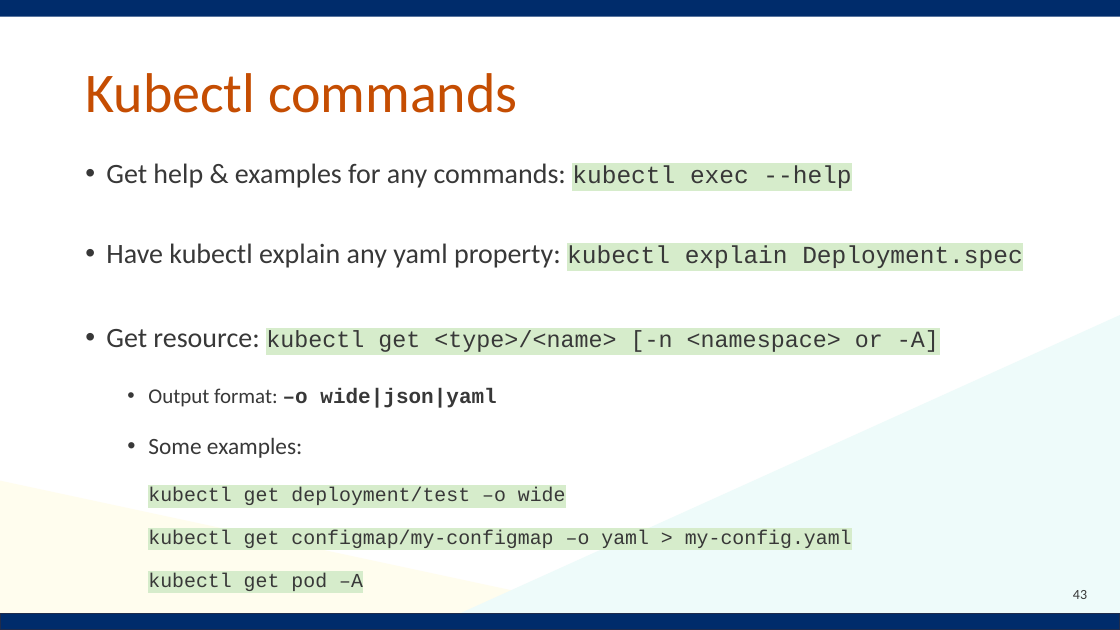
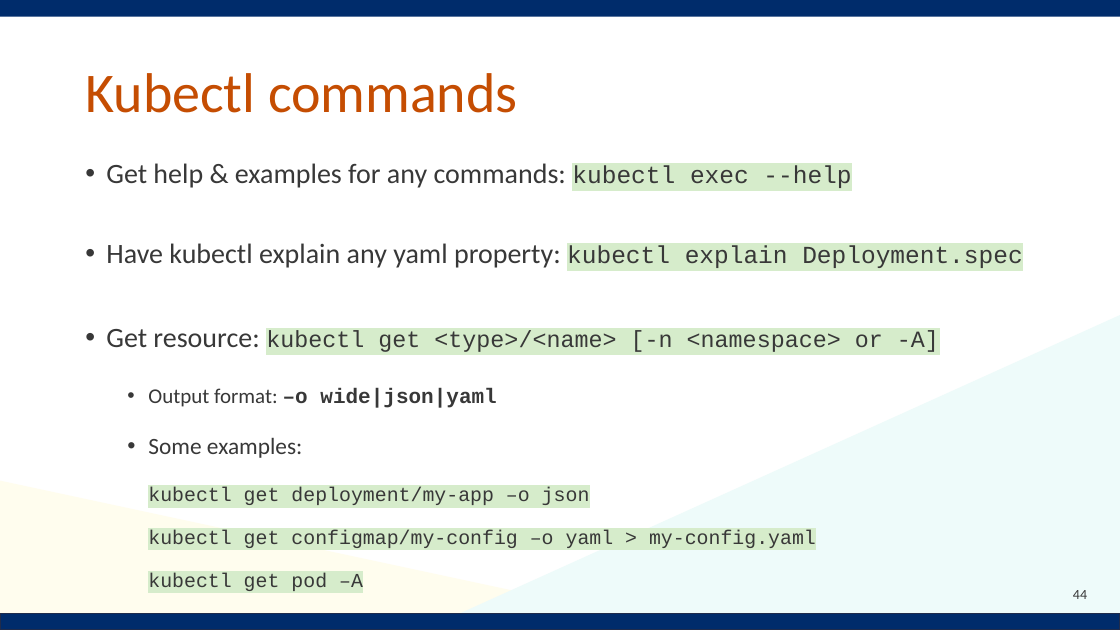
Before and after one commit to Notalib/workshop-kubernetes, a slide deck: slide 44 of Kubernetes_workshop.pptx (slide 43 before the commit). Drawn at 1120x630 pixels with LibreOffice and Linux fonts; fonts in the diff are those of the drawing; background and template pictures are left out. Boxes give left, top, right and bottom in pixels: in the first picture for what was removed or moved away, otherwise in the second. Text is boxed around its words. In the diff, an @@ line names an element or a change of style, - is before the commit and + after.

```diff
--- a/Kubernetes_workshop.pptx
+++ b/Kubernetes_workshop.pptx
@@ text at [148,437,816,591]: text changed @@
-  • Some examples:
-    kubectl get deployment/test –o wide
-    kubectl get configmap/my-configmap –o yaml > my-config.yaml
-    kubectl get pod –A
+  • Some examples:
+    kubectl get deployment/my-app –o json
+    kubectl get configmap/my-config –o yaml > my-config.yaml
+    kubectl get pod –A
@@ page number at [1073,590,1087,599]: text changed @@
-43
+44
```
Also in this commit, not shown: 4 other slides changed, 2 slides added.
